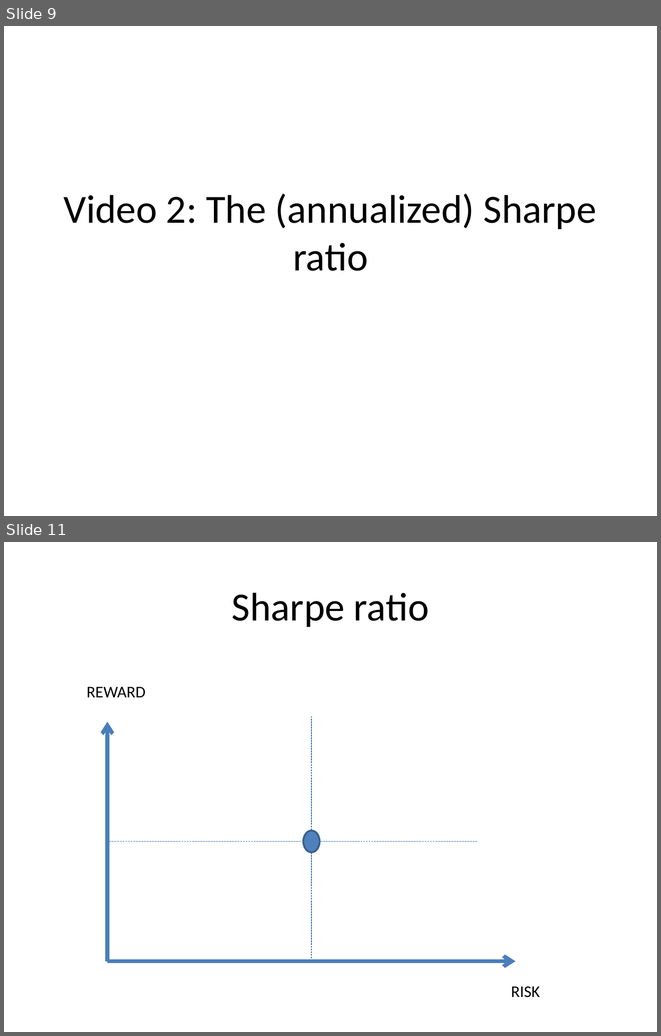
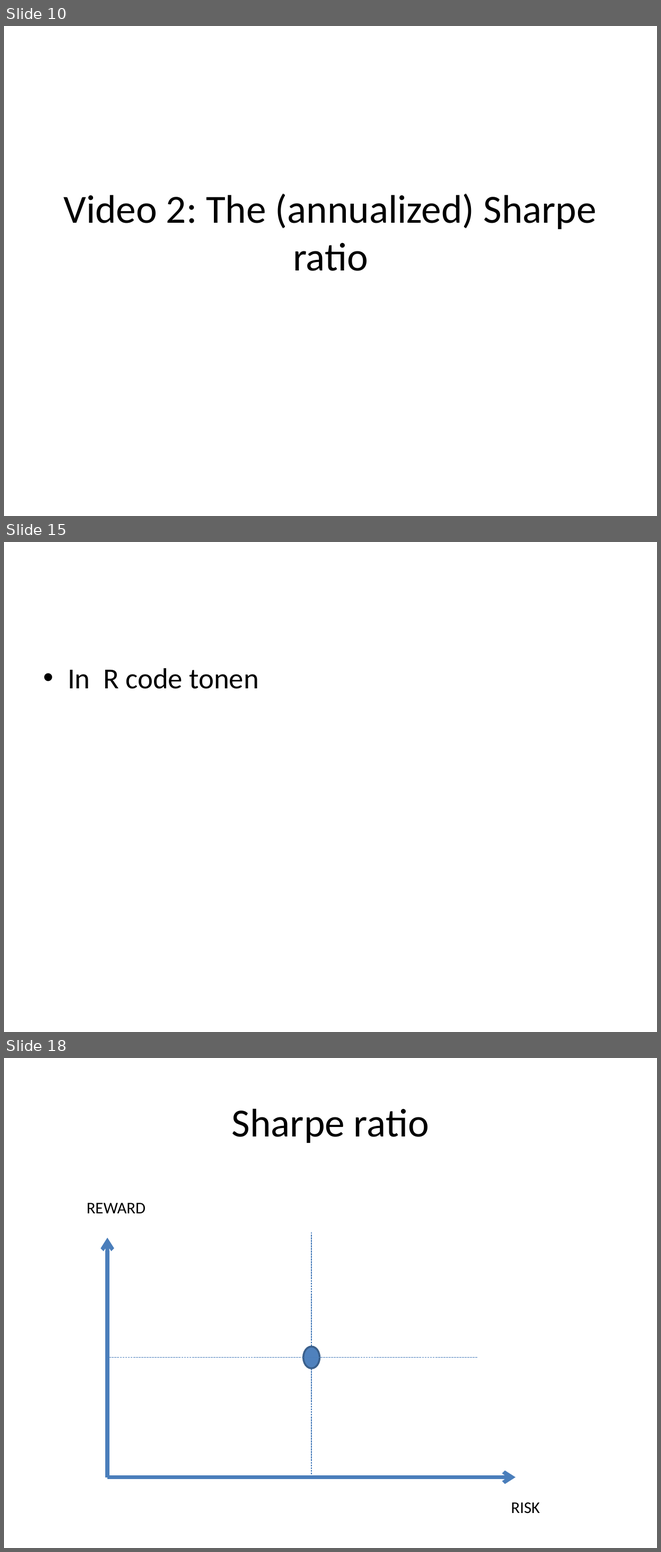
Before and after one commit to saciestudio/courses-intro-portfolio-analysis, a slide deck: scripts/Chapter2.pptx. Shown one above the other, each under a label of ours: slides 9 and 11 before the commit, slides 10, 15 and 18 after it; the slides between them are not shown. The pictures are 661x1036 and 661x1552 pixels, drawn with LibreOffice and Linux fonts; fonts in the diff are those of the drawing. Boxes give left, top, right and bottom in pixels: in the first picture for what was removed or moved away, otherwise in the second. Text is boxed around its words. In the diff, an @@ line names an element or a change of style, - is before the commit and + after.

```diff
--- a/scripts/Chapter2.pptx
+++ b/scripts/Chapter2.pptx
@@ slide 15 added at [4,542,657,1032], background #FFFFFF @@
@@ text added at [68,668,258,689], 32 pt, text #000000 @@
+• In R code tonen
@@ what was slide 9 is now slide 10 @@
@@ what was slide 11 is now slide 18 @@
```
Also in this commit, not shown: 19 other slides added, 2 slides removed, 3 other files.
